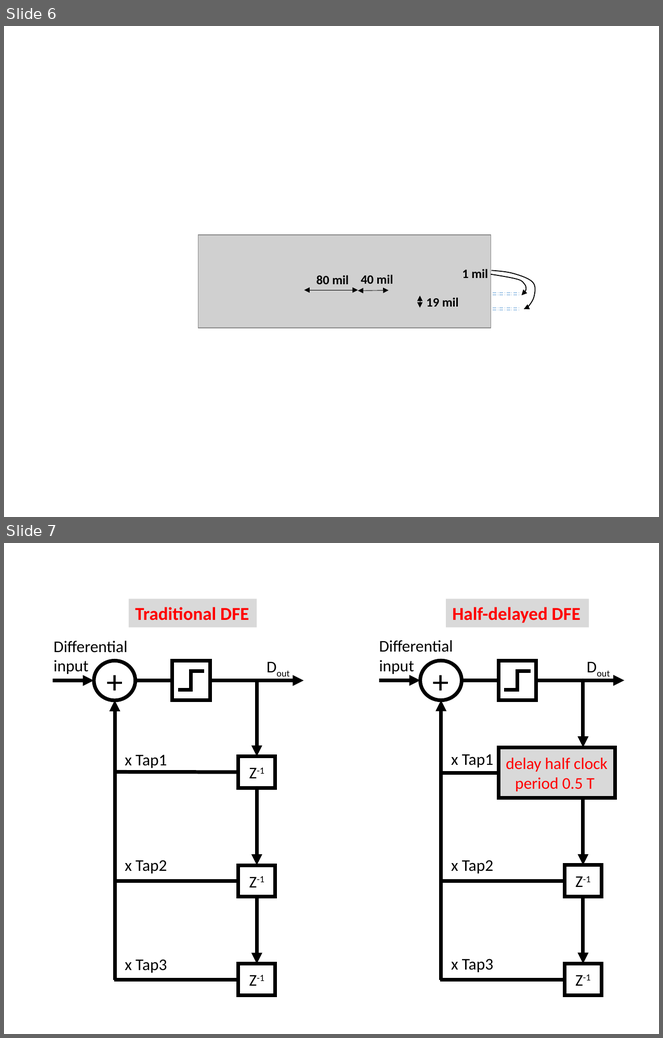
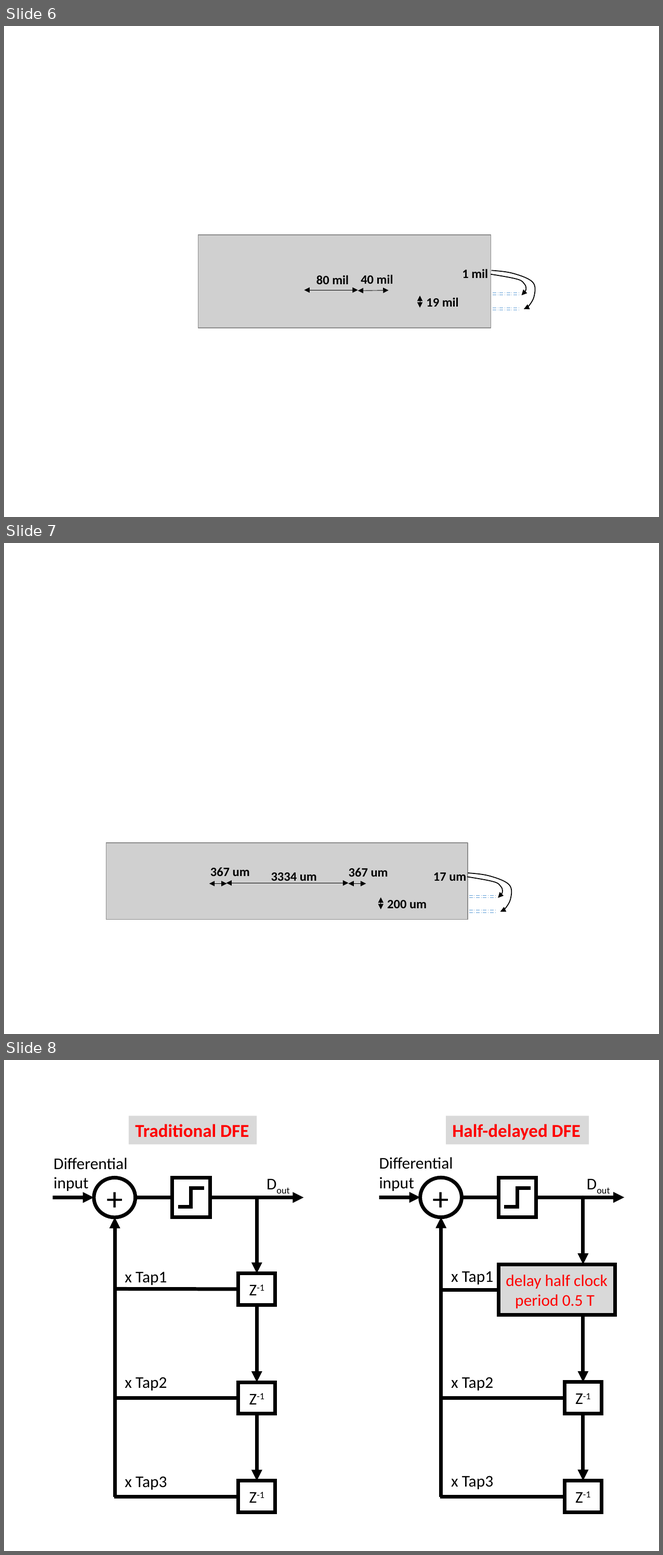
Before and after one commit to cpcqrt/ece546_hssl, a slide deck: latex_report/Design Picture.pptx. Shown one above the other, each under a label of ours: slides 6 and 7 before the commit, slides 6, 7 and 8 after it. The pictures are 663x1038 and 663x1555 pixels, drawn with LibreOffice and Linux fonts; fonts in the diff are those of the drawing; grey boxes stand for pictures. Boxes give left, top, right and bottom in pixels: in the first picture for what was removed or moved away, otherwise in the second. Text is boxed around its words. In the diff, an @@ line names an element or a change of style, - is before the commit and + after.

```diff
--- a/latex_report/Design Picture.pptx
+++ b/latex_report/Design Picture.pptx
@@ slide 7 added at (x1=4, y1=543, x2=659, y2=1034), background #FFFFFF @@
@@ group added at (x1=106, y1=843, x2=512, y2=919): 5 texts, 4 double arrows, 4 lines, 2 freeform shapes, 1 picture @@
+200 um
+367 um
+3334 um
+17 um
+367 um
@@ what was slide 7 is now slide 8 @@
```
Also in this commit, not shown: 1 other slide added, 1 slide removed, 6 other files.
